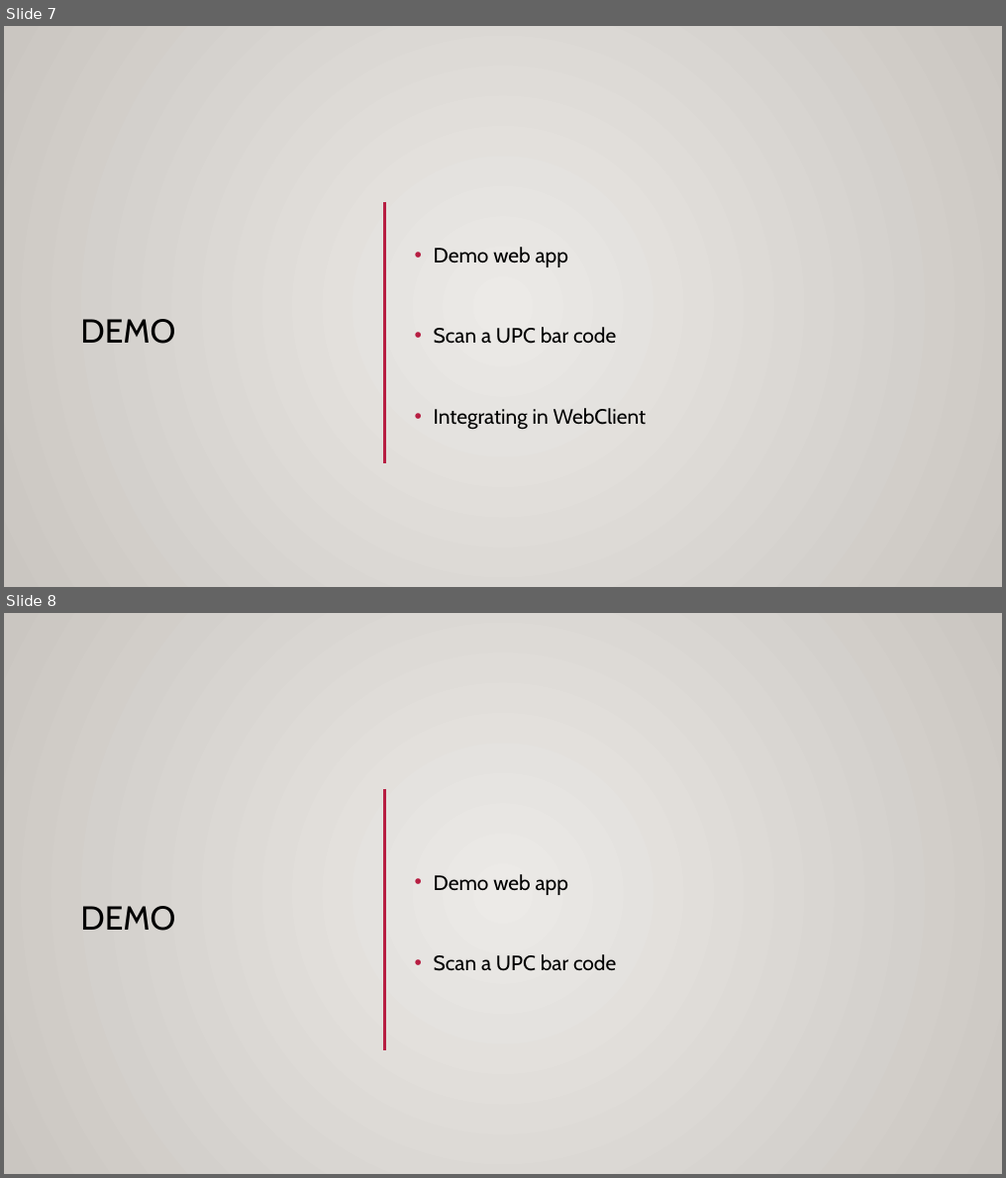
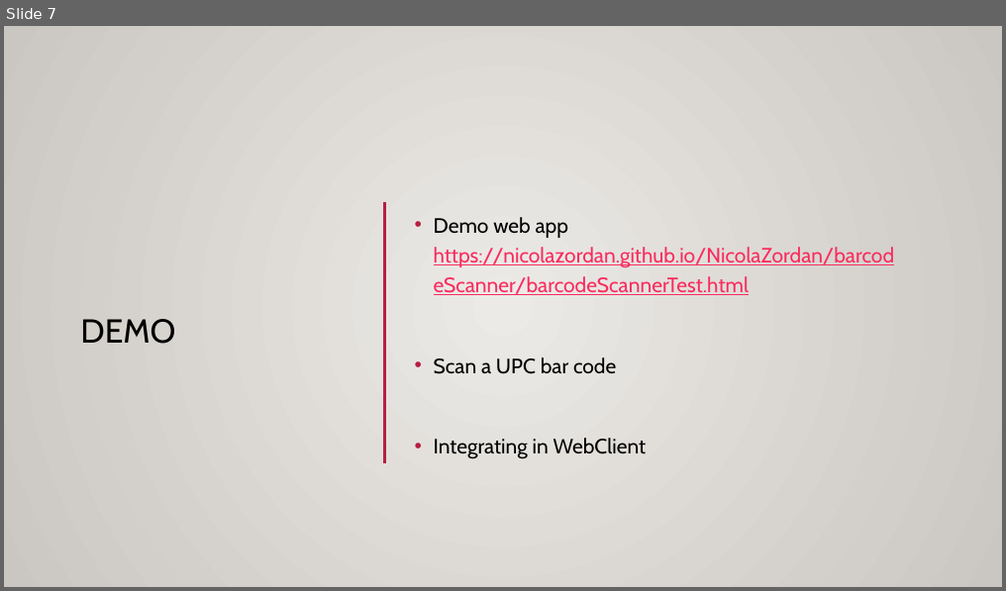
Before and after one commit to NicolaZordan/NicolaZordan, a slide deck: barcodeScanner/barcodeScanner.pptx. Shown one above the other, each under a label of ours: slides 7 and 8 before the commit, slide 7 after it. The pictures are 1006x1178 and 1006x591 pixels, drawn with LibreOffice and Linux fonts; fonts in the diff are those of the drawing; background and template pictures are left out. Boxes give left, top, right and bottom in pixels: in the first picture for what was removed or moved away, otherwise in the second. Text is boxed around its words. In the diff, an @@ line names an element or a change of style, - is before the commit and + after.

```diff
--- a/barcodeScanner/barcodeScanner.pptx
+++ b/barcodeScanner/barcodeScanner.pptx
@@ slide 8 removed at bbox=[4, 613, 1002, 1174], background gradient #ECEAE7 to #CAC7C1; not listed: 3 template elements that a slide beside it also shows @@
@@ rectangle removed at bbox=[4, 613, 1002, 1174] @@
@@ line removed from (385, 789) to (385, 1051) @@
@@ text removed at bbox=[434, 874, 616, 971] @@
-• Demo web app
-• Scan a UPC bar code
@@ title removed at bbox=[80, 906, 175, 931] @@
-DEMO
@@ slide 7 changed as well @@
@@ text at bbox=[434, 217, 895, 295]: text changed; text colour #000000 to #FA2B5C @@
-• Demo web app
+• Demo web app
+  https://nicolazordan.github.io/NicolaZordan/barcodeScanner/barcodeScannerTest.html
```
Also in this commit, not shown: 6 other slides changed.
